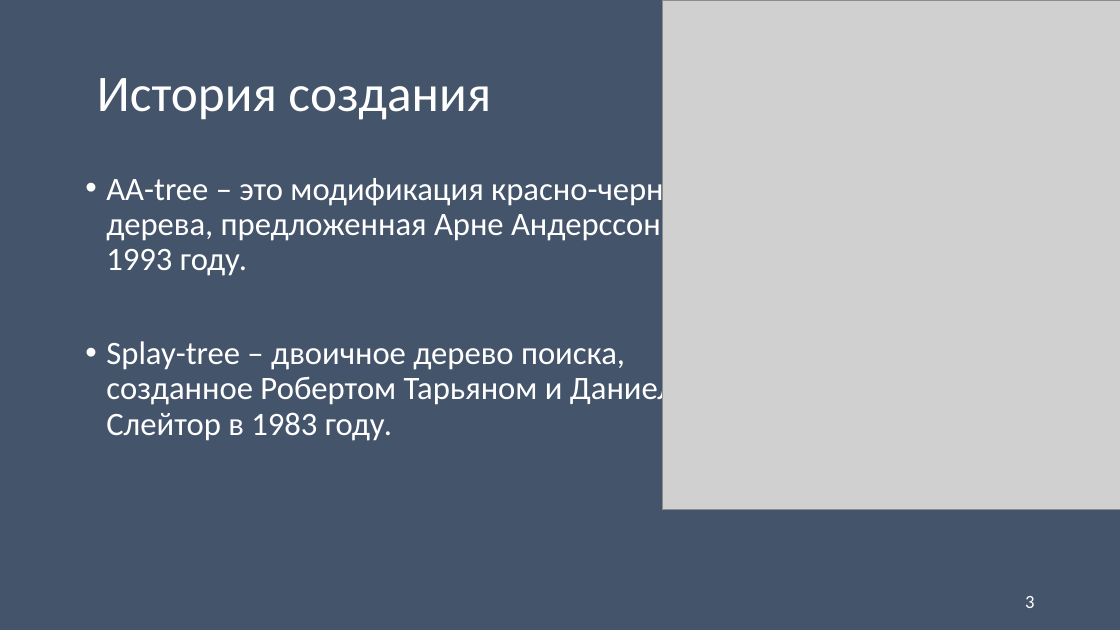
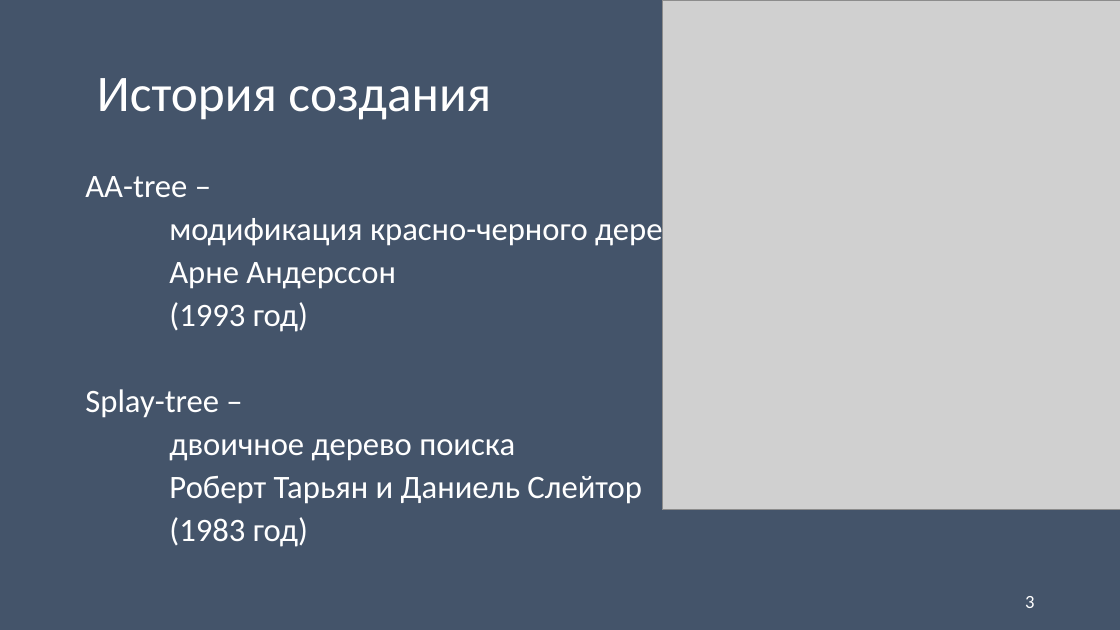
Before and after one commit to Koshkaallmaznaya/algorithms-AA-tree-Splay-tree, a slide deck: slide 3 of Документы/Б9121-09.03.03пикд_Панкратова_презентация.pptx. Drawn at 1120x630 pixels with LibreOffice and Linux fonts; fonts in the diff are those of the drawing; grey boxes stand for pictures. Boxes give left, top, right and bottom in pixels: in the first picture for what was removed or moved away, otherwise in the second. Text is boxed around its words. In the diff, an @@ line names an element or a change of style, - is before the commit and + after.

```diff
--- a/Документы/Б9121-09.03.03пикд_Панкратова_презентация.pptx
+++ b/Документы/Б9121-09.03.03пикд_Панкратова_презентация.pptx
@@ text at (85, 176, 694, 547): text changed @@
-• AA-tree – это модификация красно-черного дерева, предложенная Арне Андерссоном в 1993 году.
-• Splay-tree – двоичное дерево поиска, созданное Робертом Тарьяном и Даниелем Слейтор в 1983 году.
+AA-tree –
+модификация красно-черного дерева
+Арне Андерссон
+(1993 год)
+Splay-tree –
+двоичное дерево поиска
+Роберт Тарьян и Даниель Слейтор
+(1983 год)
```
Also in this commit, not shown: 9 other slides changed, 4 slides added, 2 slides removed, 4 other files.
